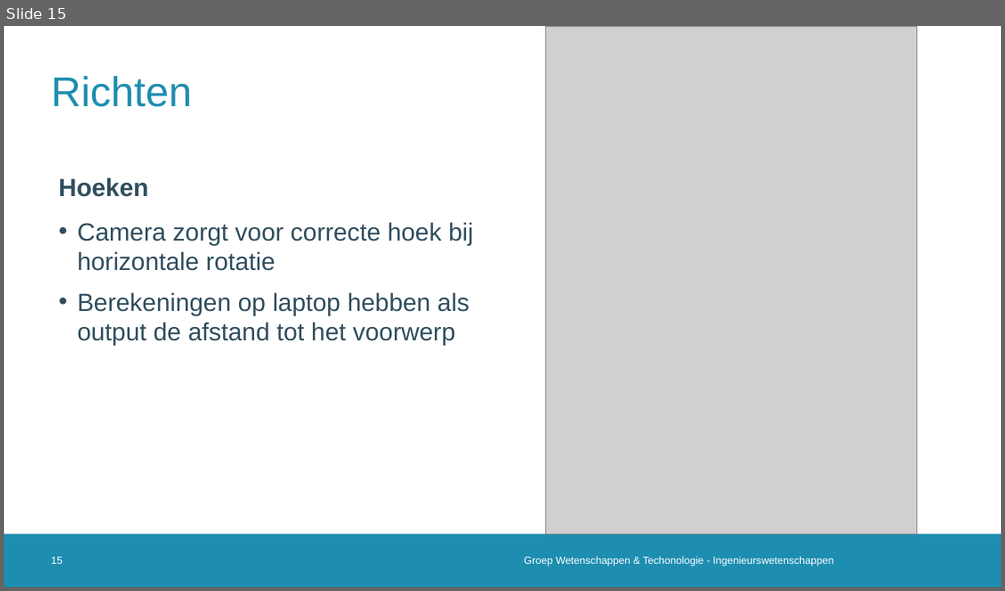
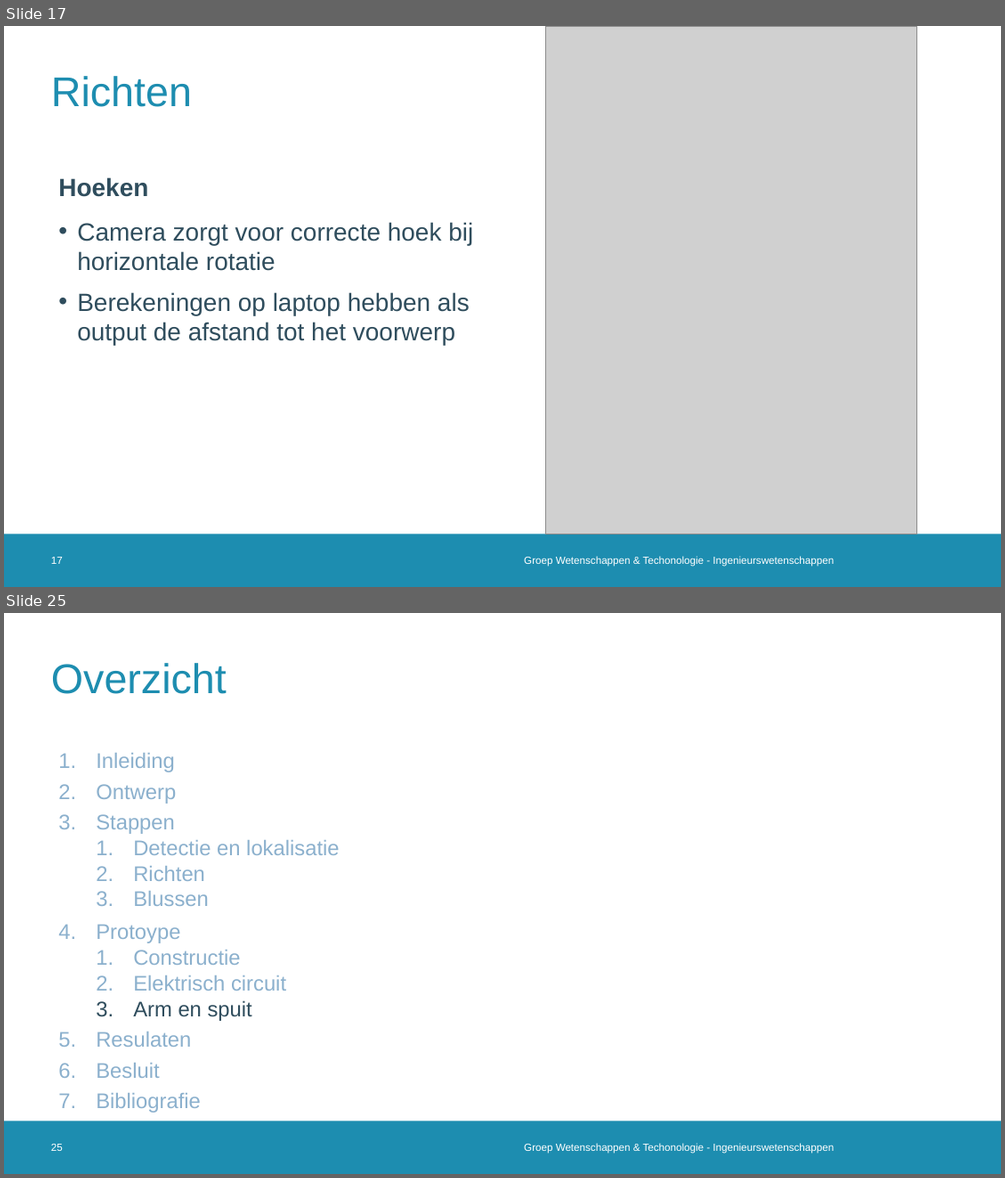
Before and after one commit to 2023-2022-KULAK-IW/2022_2023_Probleemoplossen_en_Ontwerpen_2, a slide deck: LATEX + ppt/Tussentijdse Presentatie .pptx. Shown one above the other, each under a label of ours: slide 15 before the commit, slides 17 and 25 after it; the slides between them are not shown. The pictures are 1005x591 and 1005x1178 pixels, drawn with LibreOffice and Linux fonts; fonts in the diff are those of the drawing; grey boxes stand for pictures; background and template pictures are left out. Boxes give left, top, right and bottom in pixels: in the first picture for what was removed or moved away, otherwise in the second. Text is boxed around its words. In the diff, an @@ line names an element or a change of style, - is before the commit and + after.

```diff
--- a/LATEX + ppt/Tussentijdse Presentatie .pptx
+++ b/LATEX + ppt/Tussentijdse Presentatie .pptx
@@ slide 25 added at <box>4,613,1001,1174</box>, background #FFFFFF; not listed: 1 template element that a slide beside it also shows @@
@@ title added at <box>51,663,226,694</box>, 40 pt, text #1D8DB0 @@
+Overzicht
@@ text added at <box>96,753,340,1112</box>, 20.4 pt, text #8CB0CD @@
+1. Inleiding
+2. Ontwerp
+3. Stappen
+  1. Detectie en lokalisatie
+  2. Richten
+  3. Blussen
+4. Protoype
+  1. Constructie
+  2. Elektrisch circuit
+  3. Arm en spuit
+5. Resulaten
+6. Besluit
+7. Bibliografie
@@ page number added at <box>51,1143,63,1151</box>, 10 pt, text #FFFFFF @@
+25
@@ text added at <box>524,1143,833,1153</box>, 10 pt, text #FFFFFF @@
+Groep Wetenschappen & Techonologie - Ingenieurswetenschappen
@@ what was slide 15 is now slide 17 @@
@@ page number at <box>51,556,63,564</box>: text changed @@
-15
+17
```
Also in this commit, not shown: 18 slides changed, 1 other slide added, 1 other file.
